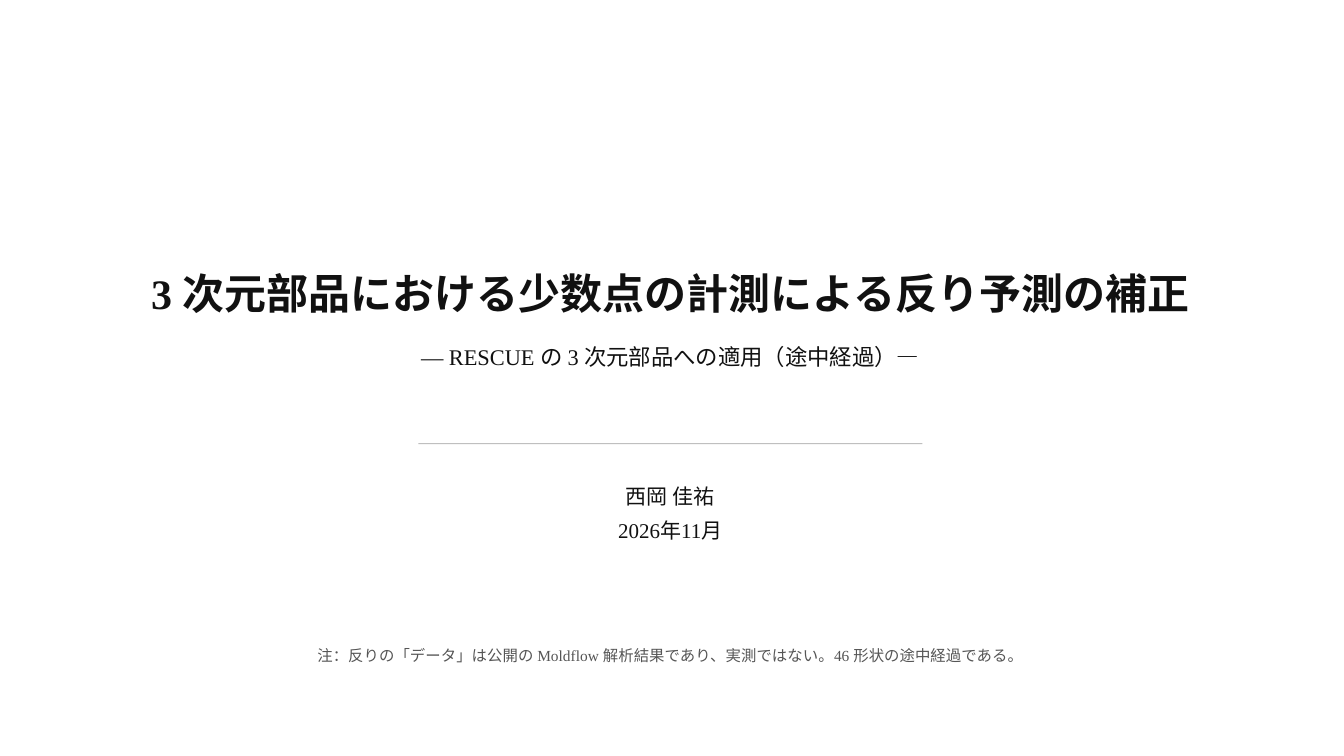
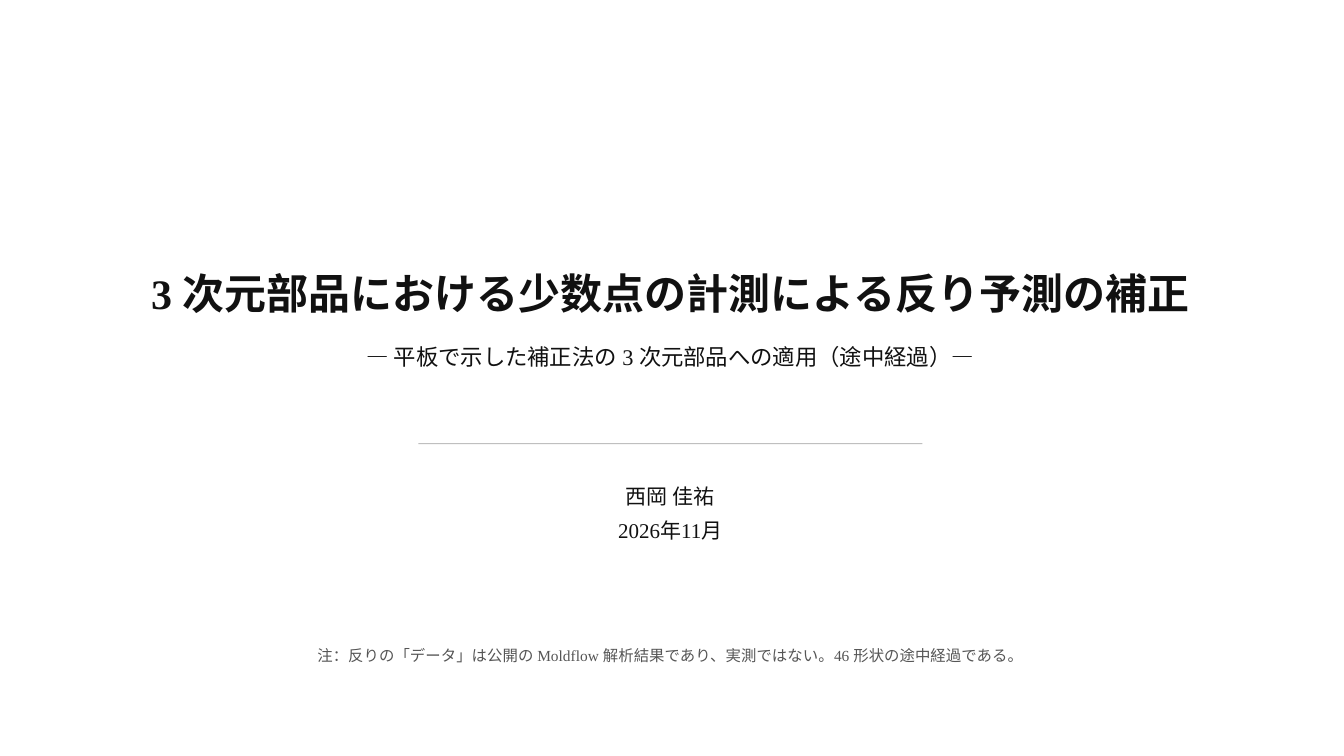
Before and after one commit to keisuke58/wccm2026-cfrp-gnn, a slide deck: slide 1 of slides/denso_rescue3d.pptx. Drawn at 1344x756 pixels with LibreOffice and Linux fonts; fonts in the diff are those of the drawing. Boxes give left, top, right and bottom in pixels: in the first picture for what was removed or moved away, otherwise in the second. Text is boxed around its words. In the diff, an @@ line names an element or a change of style, - is before the commit and + after.

```diff
--- a/slides/denso_rescue3d.pptx
+++ b/slides/denso_rescue3d.pptx
@@ text at [394, 346, 974, 367]: text changed @@
-— RESCUE の 3 次元部品への適用（途中経過）—
+— 平板で示した補正法の 3 次元部品への適用（途中経過）—
```
Also in this commit, not shown: 1 other slide changed, 8 other files.
